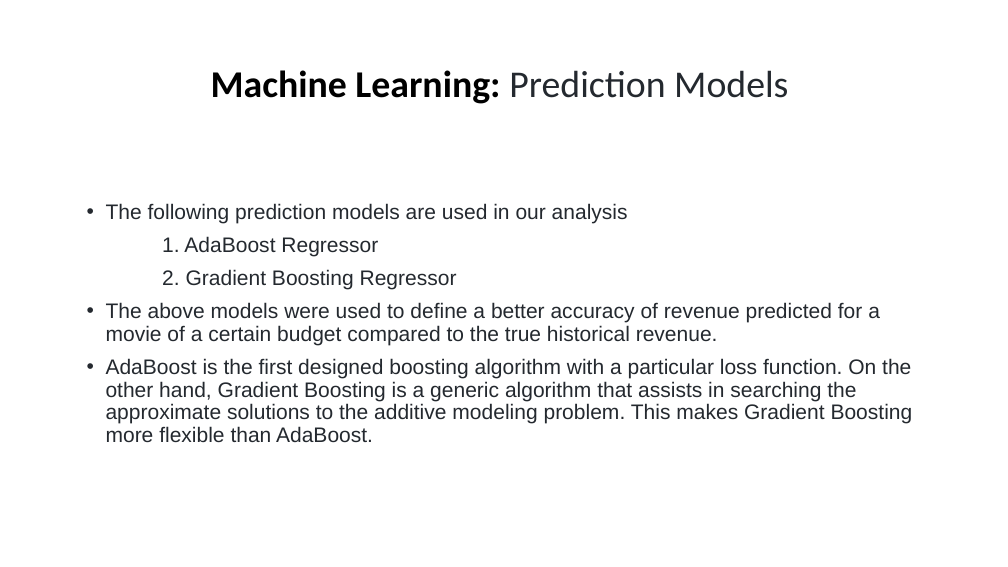
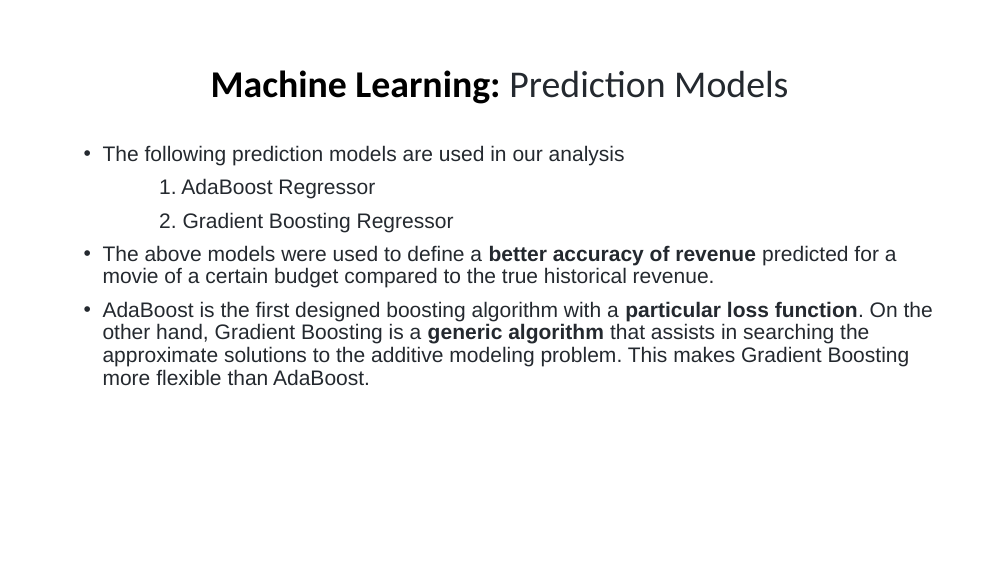
Before and after one commit to benisde/customer_shopping_habits, a slide deck: slide 6 of MOVIE_BUDDY_PRESY.pptx. Drawn at 1008x567 pixels with LibreOffice and Linux fonts; fonts in the diff are those of the drawing. Boxes give left, top, right and bottom in pixels: in the first picture for what was removed or moved away, otherwise in the second. Text is boxed around its words. In the diff, an @@ line names an element or a change of style, - is before the commit and + after.

```diff
--- a/MOVIE_BUDDY_PRESY.pptx
+++ b/MOVIE_BUDDY_PRESY.pptx
@@ text "The following prediction models are ...": place and size @@
-text "The following prediction models are ..." at [106,203,913,442]
+text "The following prediction models are ..." at [103,145,933,385]
@@ text at [103,245,933,385]: bold on in "better accuracy of revenue", "particular loss function. generic algorithm" @@
```
Also in this commit, not shown: 6 other slides changed, 11 other files.
